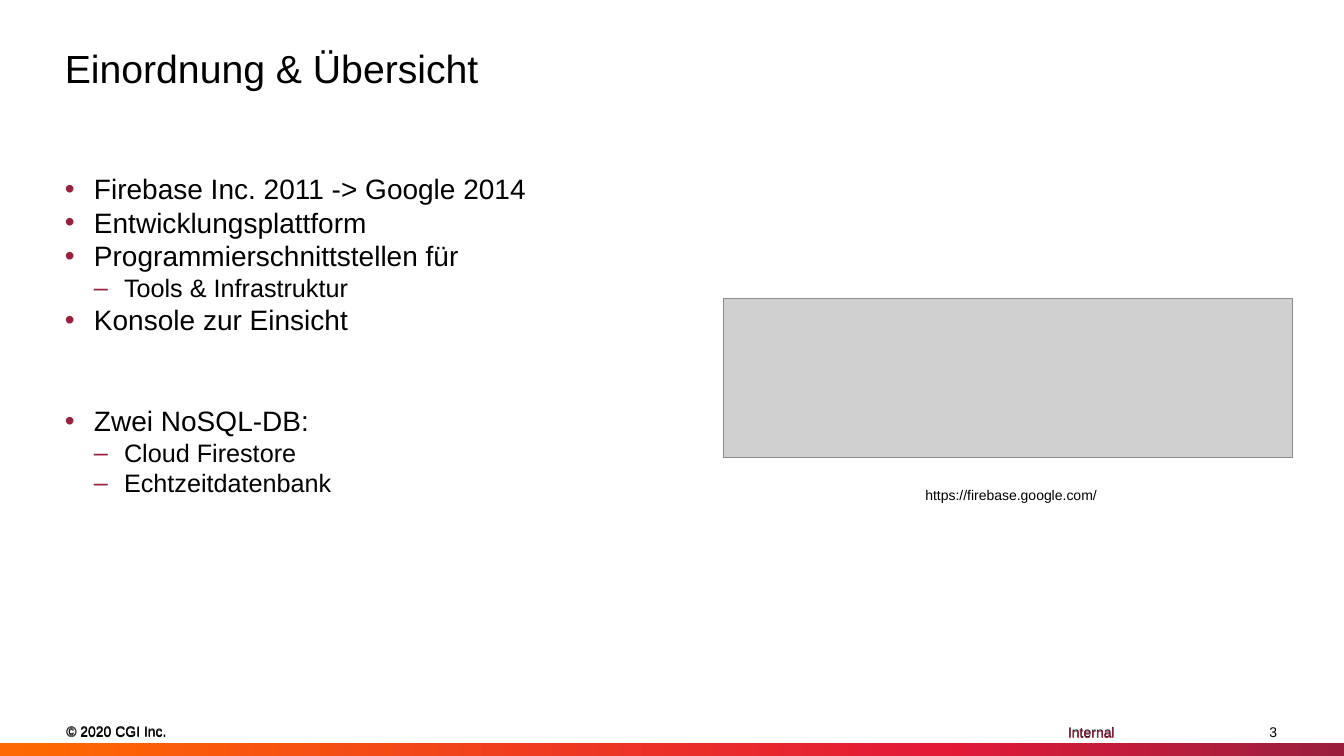
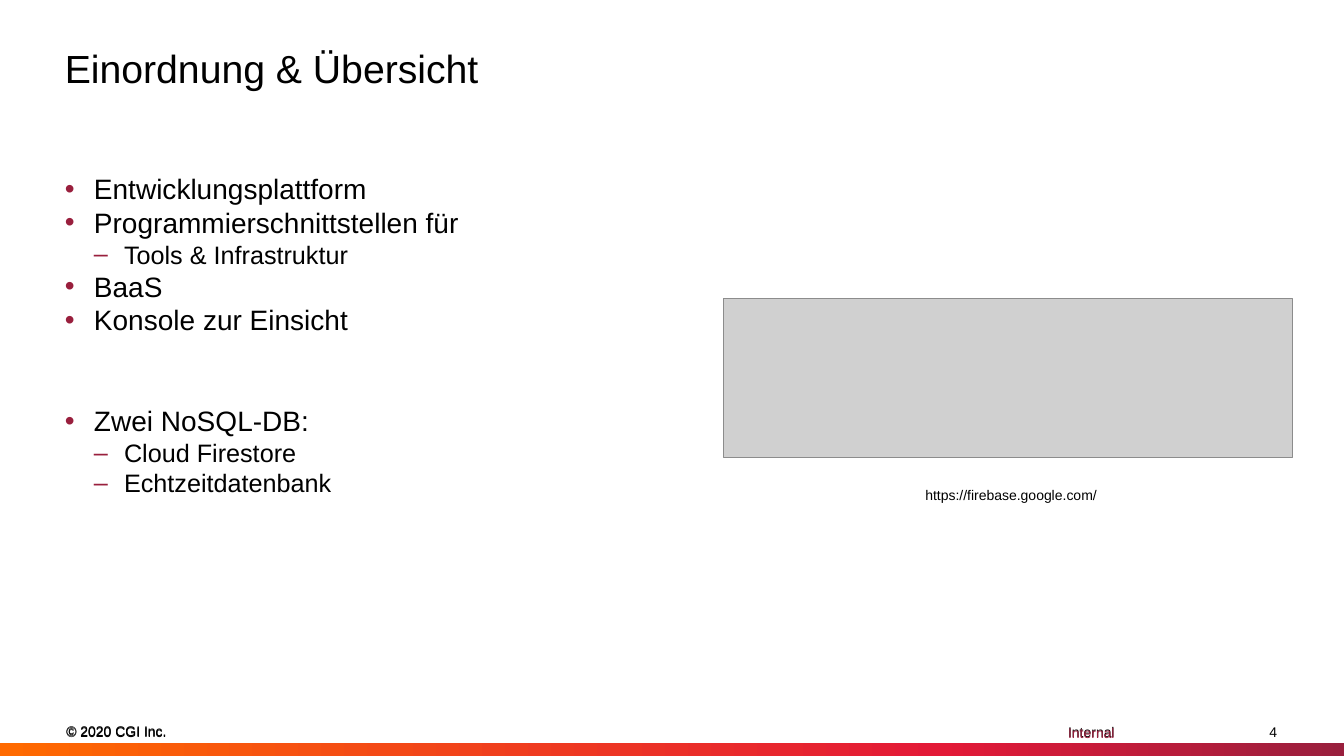
Before and after one commit to MJ7898/workshop_firebase, a slide deck: slide 4 of DBS_Workshop_Firebase.pptx (slide 3 before the commit). Drawn at 1344x756 pixels with LibreOffice and Linux fonts; fonts in the diff are those of the drawing; grey boxes stand for pictures. Boxes give left, top, right and bottom in pixels: in the first picture for what was removed or moved away, otherwise in the second. Text is boxed around its words. In the diff, an @@ line names an element or a change of style, - is before the commit and + after.

```diff
--- a/DBS_Workshop_Firebase.pptx
+++ b/DBS_Workshop_Firebase.pptx
@@ text at (x1=94, y1=178, x2=525, y2=204): paragraph removed @@
-  • Firebase Inc. 2011 -> Google 2014
@@ text at (x1=94, y1=277, x2=163, y2=298): paragraph added @@
+  • BaaS
@@ page number at (x1=1269, y1=727, x2=1277, y2=737): text changed @@
-3
+4
```
Also in this commit, not shown: 3 other slides changed, 6 slides added, 2 other files.
